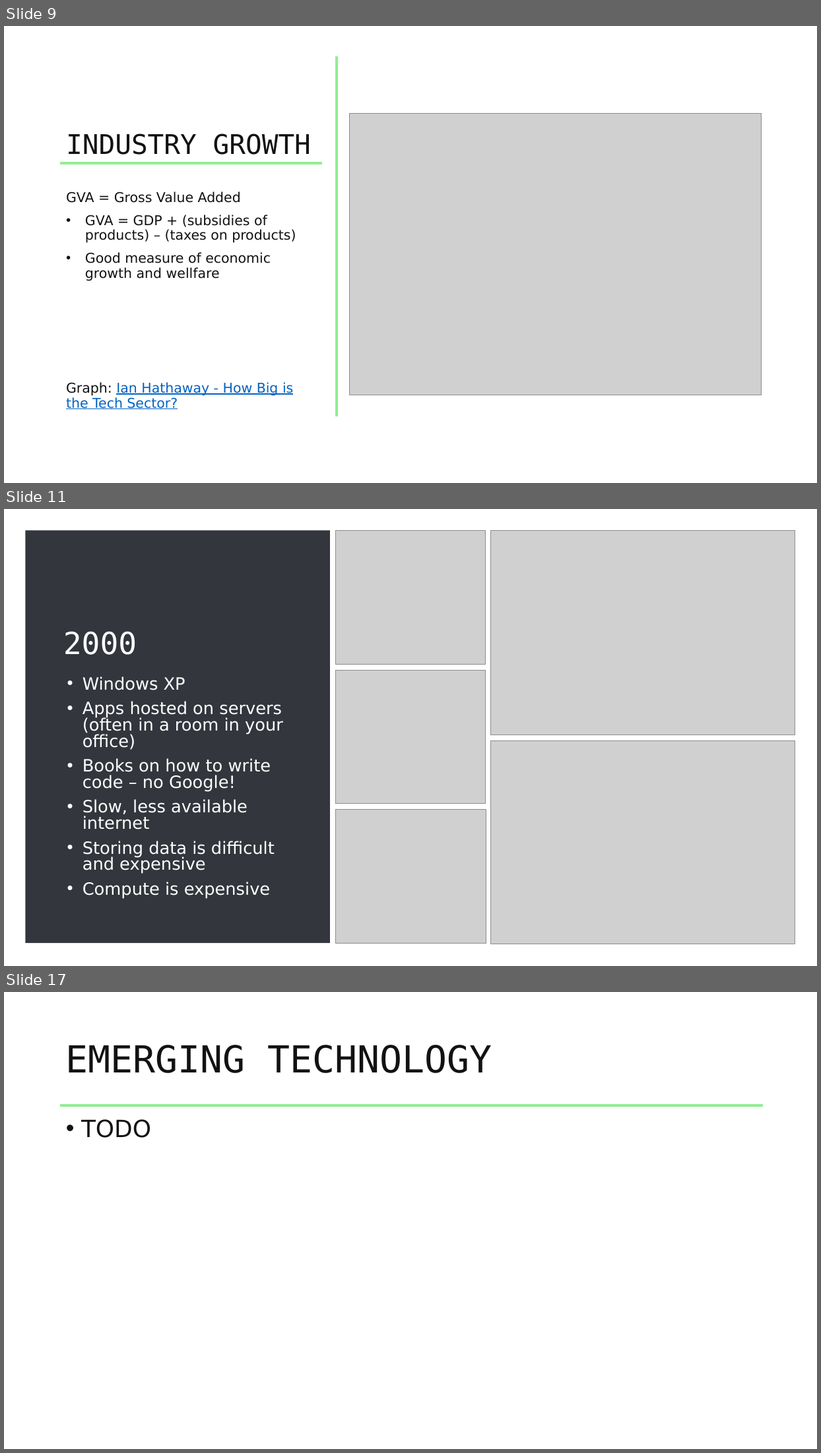
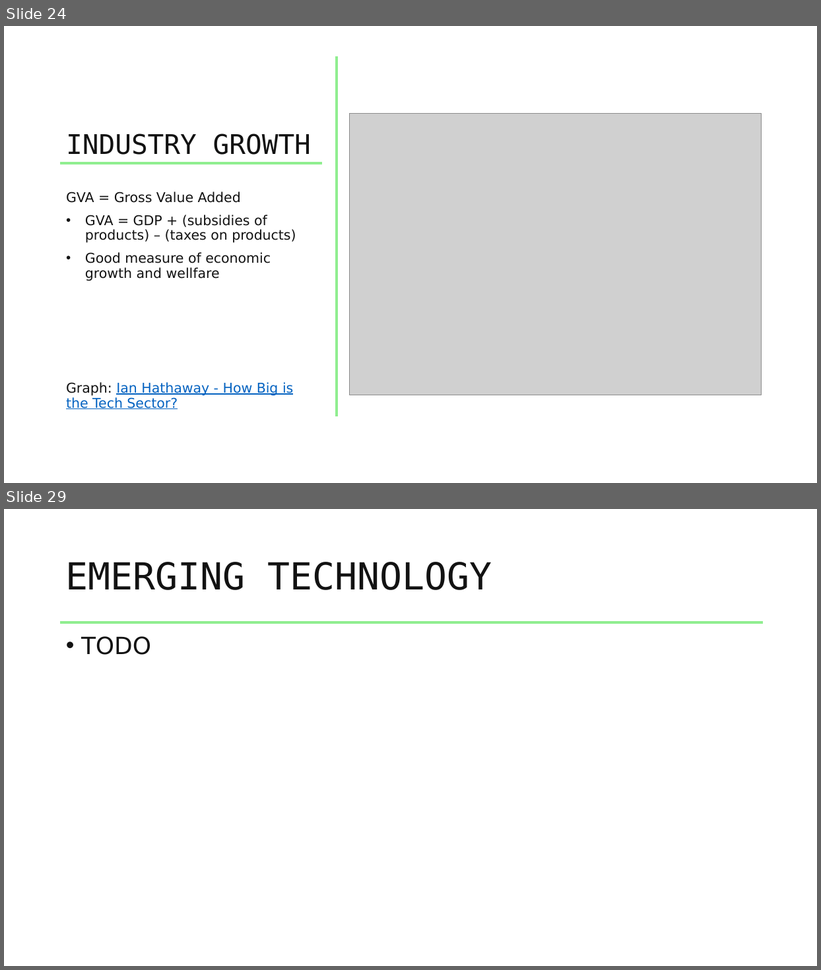
Before and after one commit to benchiverton/Blog, a slide deck: src/BenChiverton.Blog/Resources/Downloads/evolution_of_IT/evolution_of_IT.pptx. Shown one above the other, each under a label of ours: slides 9, 11 and 17 before the commit, slides 24 and 29 after it; the slides between them are not shown. The pictures are 821x1453 and 821x970 pixels, drawn with LibreOffice and Linux fonts; fonts in the diff are those of the drawing; grey boxes stand for pictures. Boxes give left, top, right and bottom in pixels: in the first picture for what was removed or moved away, otherwise in the second. Text is boxed around its words. In the diff, an @@ line names an element or a change of style, - is before the commit and + after.

```diff
--- a/src/BenChiverton.Blog/Resources/Downloads/evolution_of_IT/evolution_of_IT.pptx
+++ b/src/BenChiverton.Blog/Resources/Downloads/evolution_of_IT/evolution_of_IT.pptx
@@ slide 11 removed at [4, 509, 817, 966], background #474747 @@
@@ rectangle removed at [4, 509, 817, 966] @@
@@ rectangle removed at [25, 530, 330, 943] @@
@@ picture removed at [335, 531, 485, 665] @@
@@ picture removed at [491, 531, 796, 735] @@
@@ title removed at [63, 631, 137, 655] @@
-2000
@@ text removed at [83, 677, 283, 898] @@
-• Windows XP
-• Apps hosted on servers (often in a room in your office)
-• Books on how to write code – no Google!
-• Slow, less available internet
-• Storing data is difficult and expensive
-• Compute is expensive
@@ picture removed at [335, 671, 485, 804] @@
@@ picture removed at [491, 741, 796, 945] @@
@@ picture removed at [336, 810, 486, 943] @@
@@ what was slide 9 is now slide 24 @@
@@ what was slide 17 is now slide 29 @@
```
Also in this commit, not shown: 8 slides changed, 15 slides added, 2 other slides removed.
